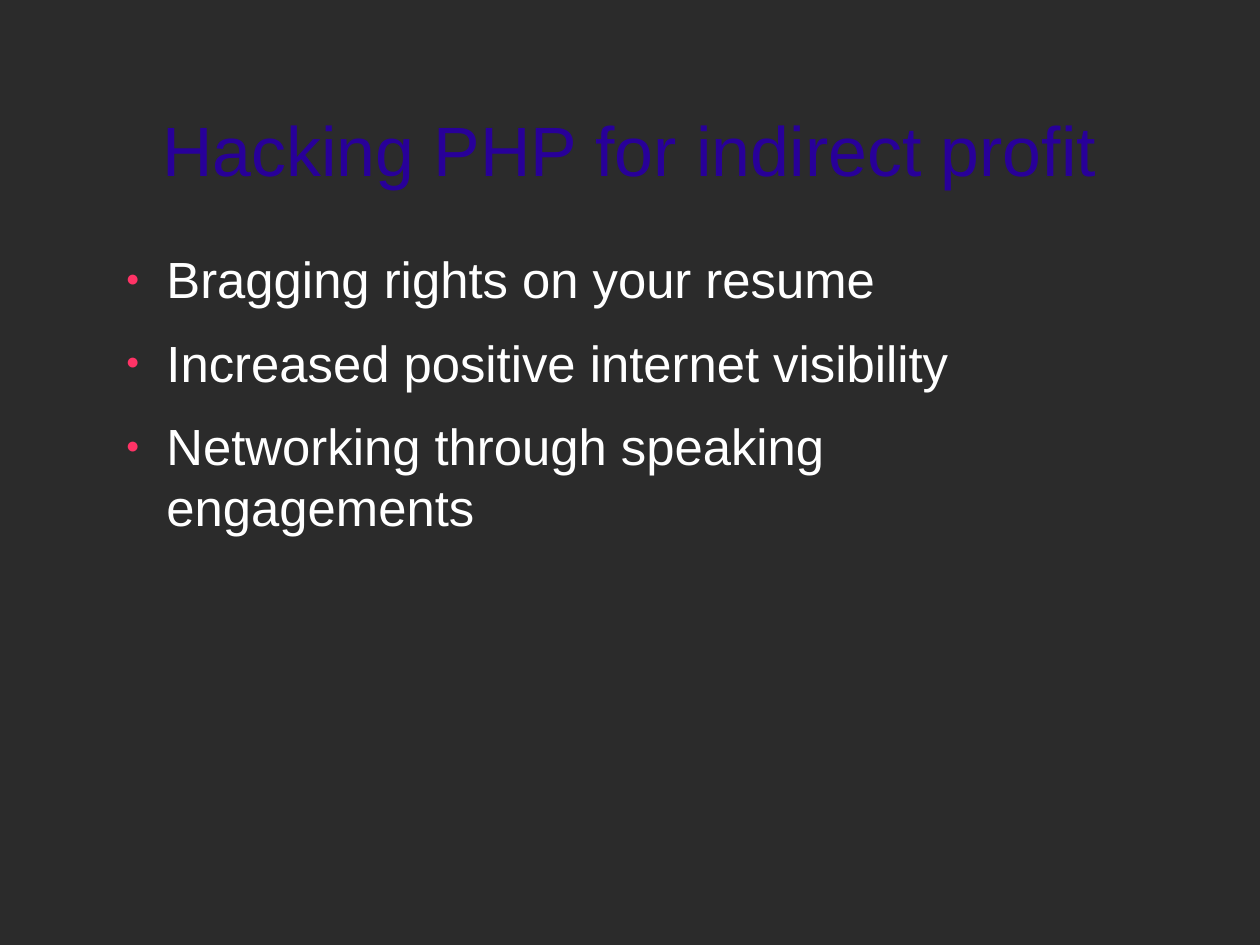
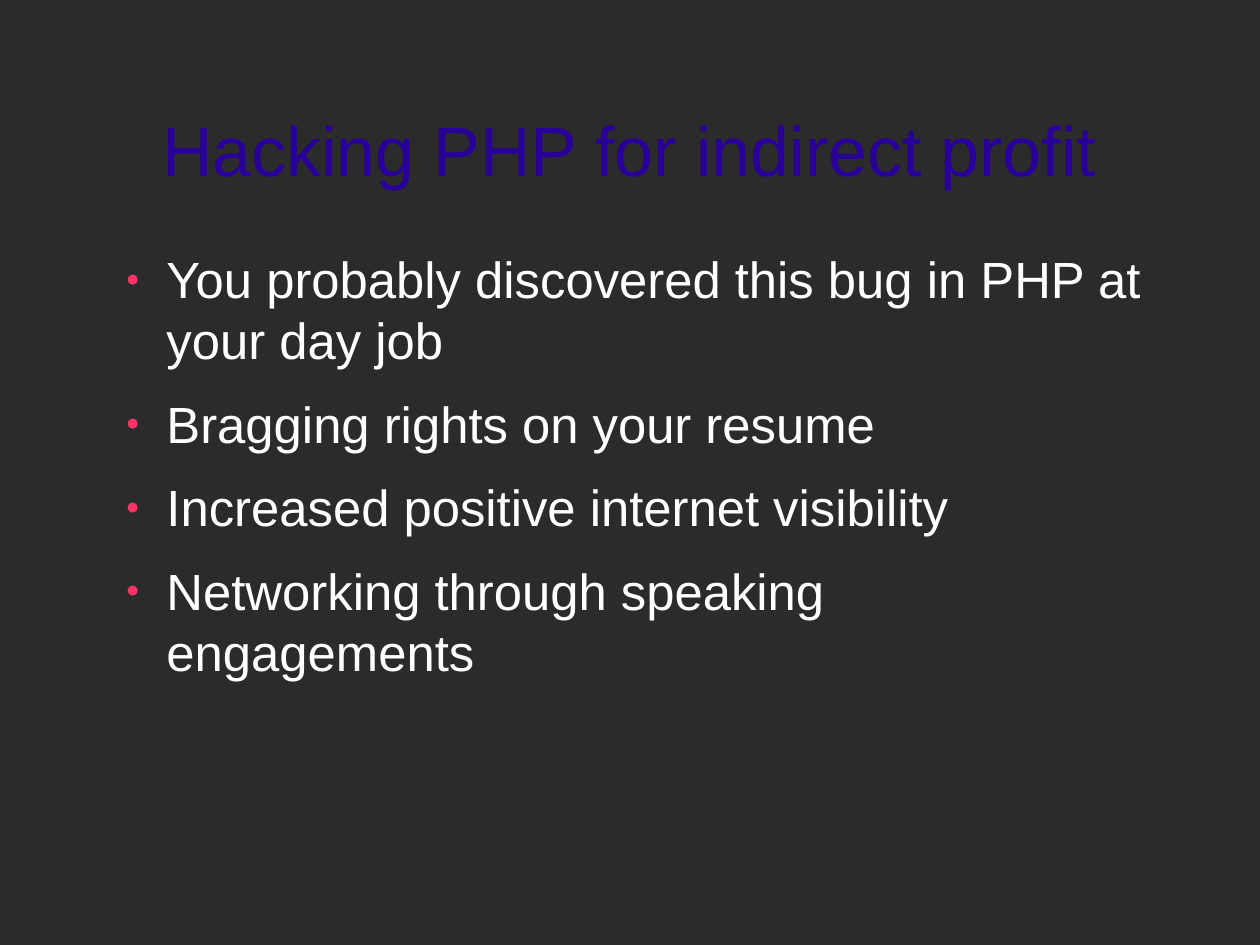
Before and after one commit to zippy1981/TalkMaterials, a slide deck: slide 4 of NYPHP/2010-May/Hacking PHP for Fun and Profit.odp. Drawn at 1260x945 pixels with LibreOffice and Linux fonts; fonts in the diff are those of the drawing; background and template pictures are left out; a plain dark background stands for a picture behind light text. Boxes give left, top, right and bottom in pixels: in the first picture for what was removed or moved away, otherwise in the second. Text is boxed around its words. In the diff, an @@ line names an element or a change of style, - is before the commit and + after.

```diff
--- a/NYPHP/2010-May/Hacking PHP for Fun and Profit.odp
+++ b/NYPHP/2010-May/Hacking PHP for Fun and Profit.odp
@@ text at [166, 261, 1140, 370]: paragraph added @@
+● You probably discovered this bug in PHP at your day job
```
